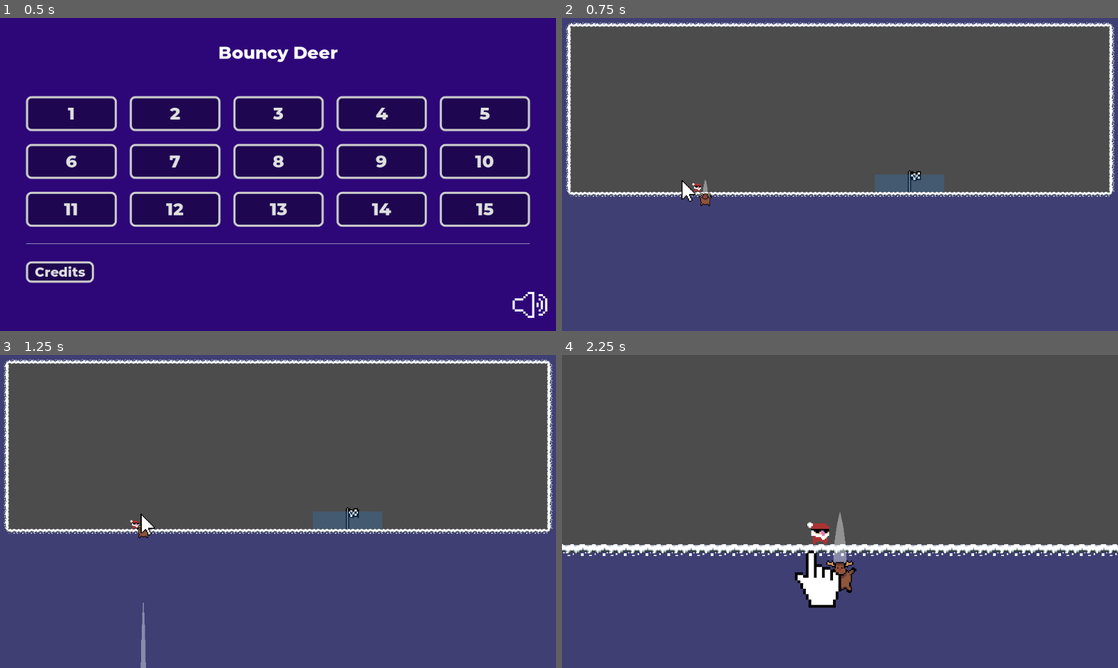
Above: before the commit, frames 1-4 (two rows, left to right).
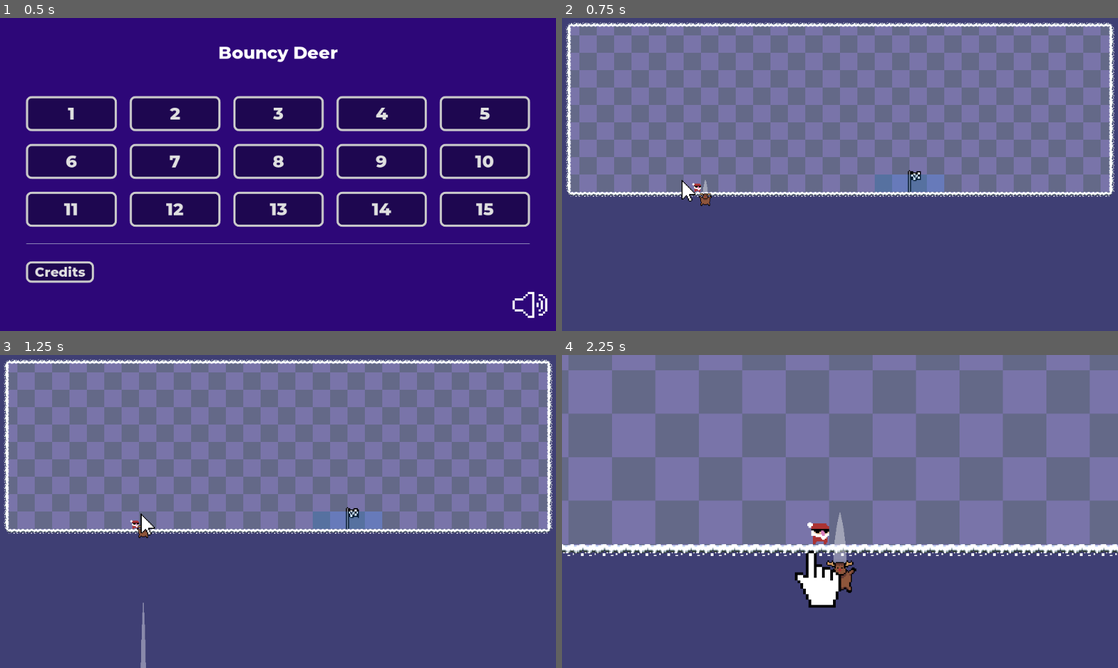
Above: after the commit, the same moments.

Repository: milanvarady/Bouncy-Deer
Game: Godot game, scene res://Level Select/LevelSelect.tscn
Same seed, same stepped clock (60 frames per second), same inputs: the game is played once before the commit and once after it.
Inputs (mouse positions are in pixels of both pictures, inside the frame that each line leads up to):
- Up to frame 1 (0.5 s): no input
- Up to frame 2 (0.75 s): click "1" at 0.5 s
- Up to frame 3 (1.25 s): no input
- Up to frame 4 (2.25 s): drag from (706, 514) to (906, 520) at 1.27 s; drag from (728, 527) to (1006, 520) at 2.02 s

Frame 1 is identical in both runs. In frame 2, 51% of the frame differs, in the area x 1-99%, y 2-56%; in frame 3, 51%; in frame 4, 60%, in the area x 0-100%, y 0-61%.

Commit message:
Background, honey fix, level complete metrics

Diff:
--- a/Autoloads/global.gd
+++ b/Autoloads/global.gd
@@ -9,3 +9,36 @@
 func go_to_level(level_num: int) -> void:
 	Global.current_level = level_num
 	get_tree().change_scene("res://Levels/Level%s.tscn" %  level_num)
+
+
+enum TimeFormat {
+	FORMAT_HOURS   = 1 << 0,
+	FORMAT_MINUTES = 1 << 1,
+	FORMAT_SECONDS = 1 << 2
+}
+
+func format_time(time, format = TimeFormat.FORMAT_MINUTES | TimeFormat.FORMAT_SECONDS, digit_format = "%02d"):
+	var digits = []
+
+	if format & TimeFormat.FORMAT_HOURS:
+		var hours = digit_format % [time / 3600]
+		digits.append(hours)
+
+	if format & TimeFormat.FORMAT_MINUTES:
+		var minutes = digit_format % [time / 60]
+		digits.append(minutes)
+
+	if format & TimeFormat.FORMAT_SECONDS:
+		var seconds = digit_format % [int(ceil(time)) % 60]
+		digits.append(seconds)
+
+	var formatted = String()
+	var colon = ":"
+
+	for digit in digits:
+		formatted += digit + colon
+
+	if not formatted.empty():
+		formatted = formatted.rstrip(colon)
+
+	return formatted
--- a/Base Level/BaseLevel.tscn
+++ b/Base Level/BaseLevel.tscn
@@ -1,9 +1,10 @@
-[gd_scene load_steps=14 format=2]
+[gd_scene load_steps=15 format=2]
 
 [ext_resource path="res://Base Level/UI/EndScreen.tscn" type="PackedScene" id=1]
 [ext_resource path="res://Tileset/SnowTileset.tres" type="TileSet" id=2]
 [ext_resource path="res://UI Theme/Theme.tres" type="Theme" id=3]
 [ext_resource path="res://DeerLauncher/DeerLauncher.tscn" type="PackedScene" id=4]
+[ext_resource path="res://Base Level/background.png" type="Texture" id=5]
 [ext_resource path="res://Objects/Goal/Goal.tscn" type="PackedScene" id=8]
 [ext_resource path="res://Base Level/TileMap.gd" type="Script" id=10]
 [ext_resource path="res://Base Level/UI/ObjectDock.gd" type="Script" id=11]
@@ -60,6 +61,25 @@
 
 [node name="Base" type="Node" parent="."]
 
+[node name="TextureRect" type="TextureRect" parent="Base"]
+anchor_right = 1.0
+anchor_bottom = 1.0
+mouse_filter = 2
+texture = ExtResource( 5 )
+stretch_mode = 2
+__meta__ = {
+"_edit_use_anchors_": false
+}
+
+[node name="ColorRect" type="ColorRect" parent="Base/TextureRect"]
+anchor_right = 1.0
+anchor_bottom = 1.0
+mouse_filter = 2
+color = Color( 0.486275, 0.596078, 0.752941, 0.576471 )
+__meta__ = {
+"_edit_use_anchors_": false
+}
+
 [node name="TileMap" type="TileMap" parent="Base"]
 tile_set = ExtResource( 2 )
 cell_size = Vector2( 16, 16 )
@@ -91,7 +111,7 @@
 anchor_bottom = 1.0
 margin_left = 32.0
 margin_top = -112.0
-margin_right = 14304.0
+margin_right = 16352.0
 mouse_filter = 2
 theme = ExtResource( 3 )
 custom_styles/panel = SubResource( 6 )
--- a/Base Level/UI/EndScreen.gd
+++ b/Base Level/UI/EndScreen.gd
@@ -20,5 +20,7 @@
 	Global.go_to_level(Global.current_level + 1)
 
 
-func _on_DeerLauncher_level_complete() -> void:
+func _on_DeerLauncher_level_complete(deer_launched, elapsed_time) -> void:
+	var time = Global.format_time(elapsed_time)
+	$Panel/Metrics.text = $Panel/Metrics.text.format({'deer': str(deer_launched), 'time': time})
 	$AnimationPlayer.play("LevelComplete")
--- a/Base Level/UI/EndScreen.tscn
+++ b/Base Level/UI/EndScreen.tscn
@@ -7,6 +7,7 @@
 [ext_resource path="res://UI Theme/Icons/star-solid.png" type="Texture" id=5]
 [ext_resource path="res://DeerLauncher/Animation/Idle/Santa_Idle1.png" type="Texture" id=6]
 [ext_resource path="res://Base Level/whoosh.wav" type="AudioStream" id=7]
+[ext_resource path="res://UI Theme/montserrat_small.tres" type="DynamicFont" id=8]
 
 [sub_resource type="Animation" id=1]
 resource_name = "LevelComplete"
@@ -141,26 +142,12 @@
 "_edit_use_anchors_": false
 }
 
-[node name="Label" type="Label" parent="Panel"]
+[node name="Title" type="Label" parent="Panel"]
 anchor_right = 1.0
 margin_bottom = 80.0
 text = "Level Cleared"
 align = 1
 valign = 1
-__meta__ = {
-"_edit_use_anchors_": false
-}
-
-[node name="TextureRect" type="TextureRect" parent="Panel"]
-anchor_left = 0.5
-anchor_top = 0.5
-anchor_right = 0.5
-anchor_bottom = 0.5
-margin_left = -32.0
-margin_right = 32.0
-margin_bottom = 64.0
-texture = ExtResource( 6 )
-expand = true
 __meta__ = {
 "_edit_use_anchors_": false
 }
@@ -170,10 +157,10 @@
 anchor_top = 0.357
 anchor_right = 0.9
 anchor_bottom = 0.357
-margin_left = 16.0
-margin_top = -47.936
-margin_right = -16.0
-margin_bottom = 16.064
+margin_left = 15.8
+margin_top = -79.936
+margin_right = -16.2
+margin_bottom = -15.936
 script = ExtResource( 2 )
 __meta__ = {
 "_edit_use_anchors_": false
@@ -232,6 +219,37 @@
 [node name="Timer" type="Timer" parent="Panel/Stars"]
 wait_time = 0.2
 
+[node name="Metrics" type="Label" parent="Panel"]
+anchor_top = 0.5
+anchor_right = 1.0
+anchor_bottom = 0.5
+margin_left = 48.0
+margin_top = -48.0
+margin_right = -32.0
+margin_bottom = 7.0
+custom_fonts/font = ExtResource( 8 )
+text = "Deer launched: {deer}
+Time: {time}"
+align = 1
+__meta__ = {
+"_edit_use_anchors_": false
+}
+
+[node name="Santa" type="TextureRect" parent="Panel"]
+anchor_left = 0.5
+anchor_top = 0.5
+anchor_right = 0.5
+anchor_bottom = 0.5
+margin_left = -32.0
+margin_top = 32.0
+margin_right = 32.0
+margin_bottom = 96.0
+texture = ExtResource( 6 )
+expand = true
+__meta__ = {
+"_edit_use_anchors_": false
+}
+
 [node name="ButtonContainer" type="HBoxContainer" parent="Panel"]
 anchor_top = 1.0
 anchor_right = 1.0
--- a/DeerLauncher/DeerLauncher.gd
+++ b/DeerLauncher/DeerLauncher.gd
@@ -1,7 +1,6 @@
 extends Node2D
 
 signal level_complete
-signal drag_start
 
 # Stars based on number of attempts
 # [3 stars, 2 stars, 1 star] if less or equal to number
@@ -18,6 +17,7 @@
 var drag := false
 var launch_velocity := Vector2.ZERO
 var can_shoot := false
+var start_time := 0
 
 onready var hit_cam: Camera2D = get_parent().get_node("HitCam")
 onready var hit_tween: Tween = hit_cam.get_node("HitCamTween")
@@ -26,6 +26,8 @@
 	create_deer()
 
 	$AimDrag.modulate.a = 0
+
+	start_time = OS.get_ticks_msec()
 
 
 func _process(delta: float) -> void:
@@ -44,8 +46,6 @@
 func _on_AimDrag_input_event(_viewport: Node, event: InputEvent, _shape_idx: int) -> void:
 	if event.is_action_pressed("drag") and deer != null and can_shoot:
 		drag = true
-
-		emit_signal("drag_start")
 
 		$AimDrag.modulate.a = 1
 		$Trajectory.show()
@@ -120,7 +120,9 @@
 			elif i == 2:
 				Global.stars_earned = 0
 
-		emit_signal("level_complete")
+		var time_elapsed = (OS.get_ticks_msec() - start_time) / 1000
+
+		emit_signal("level_complete", shots, time_elapsed)
 
 		# Disable stuck help
 		$Timeout.stop()
--- a/Level Select/Credits.tscn
+++ b/Level Select/Credits.tscn
@@ -37,7 +37,7 @@
 [node name="Programming" type="Label" parent="TextContainer"]
 margin_right = 512.0
 margin_bottom = 40.0
-text = "Programming"
+text = "Game Logic & Code"
 align = 1
 valign = 1
 
--- a/Levels/Level10.tscn
+++ b/Levels/Level10.tscn
@@ -9,6 +9,11 @@
 
 [node name="TileMap" parent="Base" index="0"]
 tile_data = PoolIntArray( -655371, 0, 0, -655370, 0, 1, -655369, 0, 1, -655368, 0, 1, -655367, 0, 1, -655366, 0, 1, -65 …(71218 unchanged characters)…
+
+[node name="Dock" parent="Base/ObjectDock" index="0"]
+margin_top = -112.0
+margin_right = 17376.0
+margin_bottom = 0.0
 
 [node name="Cannon" parent="Base/ObjectDock/Dock" index="2" instance=ExtResource( 5 )]
 position = Vector2( 688, 48 )
@@ -30,7 +35,7 @@
 margin_left = 177.0
 margin_top = 16.0
 margin_right = 338.0
-margin_bottom = 34.0
+margin_bottom = 32.0
 rect_rotation = -180.0
 
 [node name="Honey2" parent="Objects" index="1" instance=ExtResource( 1 )]
@@ -38,14 +43,14 @@
 margin_left = 16.0
 margin_top = 384.0
 margin_right = 999.808
-margin_bottom = 402.0
+margin_bottom = 400.0
 rect_pivot_offset = Vector2( 400, 112 )
 
 [node name="Honey3" parent="Objects" index="2" instance=ExtResource( 1 )]
 anchor_right = 0.008
-margin_left = 62.0
+margin_left = 64.0
 margin_top = -48.0
-margin_right = 738.808
-margin_bottom = -30.0
+margin_right = 740.808
+margin_bottom = -32.0
 rect_rotation = 180.0
 rect_pivot_offset = Vector2( 400, 112 )
--- a/Levels/Level11.tscn
+++ b/Levels/Level11.tscn
@@ -12,7 +12,8 @@
 tile_data = PoolIntArray( -655371, 0, 0, -655370, 0, 1, -655369, 0, 1, -655368, 0, 1, -655367, 0, 1, -655366, 0, 1, -65 …(75517 unchanged characters)…
 
 [node name="Dock" parent="Base/ObjectDock" index="0"]
-margin_right = 15328.0
+margin_top = -112.0
+margin_bottom = 0.0
 
 [node name="BouncePad" parent="Base/ObjectDock/Dock" index="2" instance=ExtResource( 1 )]
 position = Vector2( 320, 64 )
@@ -41,7 +42,7 @@
 margin_left = 464.0
 margin_top = 432.0
 margin_right = 1002.0
-margin_bottom = 450.0
+margin_bottom = 448.0
 
 [node name="Honey2" parent="Objects" index="2" instance=ExtResource( 4 )]
 anchor_right = 0.031
@@ -49,13 +50,13 @@
 margin_left = 704.0
 margin_top = 256.0
 margin_right = 736.256
-margin_bottom = 264.784
+margin_bottom = 262.784
 
 [node name="Honey3" parent="Objects" index="3" instance=ExtResource( 4 )]
-margin_left = 1002.0
-margin_top = 437.0
+margin_left = 1008.0
+margin_top = 432.0
 margin_right = 1135.0
-margin_bottom = 455.0
+margin_bottom = 448.0
 rect_rotation = -89.9999
 
 [editable path="Objects/ButtonAndDoor"]
--- a/Levels/Level12.tscn
+++ b/Levels/Level12.tscn
@@ -12,7 +12,7 @@
 tile_data = PoolIntArray( -655371, 0, 0, -655370, 0, 1, -655369, 0, 1, -655368, 0, 1, -655367, 0, 1, -655366, 0, 1, -65 …(74575 unchanged characters)…
 
 [node name="Dock" parent="Base/ObjectDock" index="0"]
-margin_right = 17376.0
+margin_right = 18400.0
 
 [node name="BouncePad" parent="Base/ObjectDock/Dock" index="2" instance=ExtResource( 1 )]
 position = Vector2( 480, 64 )
--- a/Levels/Level13.tscn
+++ b/Levels/Level13.tscn
@@ -10,7 +10,7 @@
 tile_data = PoolIntArray( -655371, 0, 0, -655370, 0, 1, -655369, 0, 1, -655368, 0, 1, -655367, 0, 1, -655366, 0, 1, -65 …(66027 unchanged characters)…
 
 [node name="Dock" parent="Base/ObjectDock" index="0"]
-margin_right = 17376.0
+margin_right = 18400.0
 
 [node name="GravitySwitcher" parent="Base/ObjectDock/Dock" index="2" instance=ExtResource( 3 )]
 position = Vector2( 224, 48 )
--- a/Levels/Level14.tscn
+++ b/Levels/Level14.tscn
@@ -11,7 +11,7 @@
 tile_data = PoolIntArray( -655371, 0, 0, -655370, 0, 1, -655369, 0, 1, -655368, 0, 1, -655367, 0, 1, -655366, 0, 1, -65 …(67128 unchanged characters)…
 
 [node name="Dock" parent="Base/ObjectDock" index="0"]
-margin_right = 16352.0
+margin_right = 17376.0
 
 [node name="GravitySwitcher" parent="Base/ObjectDock/Dock" index="2" instance=ExtResource( 3 )]
 position = Vector2( 480, 64 )
--- a/Levels/Level15.tscn
+++ b/Levels/Level15.tscn
@@ -146,7 +146,7 @@
 wait_time = 20.0
 
 [node name="AnimatedSprite" parent="Base/DeerLauncher" index="4"]
-frame = 0
+frame = 3
 
 [node name="Cannon" parent="Objects" index="0" instance=ExtResource( 1 )]
 position = Vector2( 256, 544 )
--- a/Levels/Level2.tscn
+++ b/Levels/Level2.tscn
@@ -30,19 +30,10 @@
 margin_left = 16.0
 margin_top = 416.0
 margin_right = 608.0
-margin_bottom = 434.0
+margin_bottom = 432.0
 
 [node name="Honey2" parent="Objects" index="2" instance=ExtResource( 3 )]
 margin_left = 368.0
 margin_top = 256.0
 margin_right = 672.0
-margin_bottom = 274.0
-
-[node name="Panel" parent="UI/EndScreen" index="0"]
-margin_left = -160.0
-margin_top = -224.0
-margin_right = 192.0
-margin_bottom = 224.0
-
-[node name="PauseMenu" parent="UI" index="1"]
-visible = false
+margin_bottom = 272.0
--- a/Levels/Level3.tscn
+++ b/Levels/Level3.tscn
@@ -13,7 +13,9 @@
 visible = false
 
 [node name="Dock" parent="Base/ObjectDock" index="0"]
-margin_right = 16352.0
+margin_top = -112.0
+margin_right = 17376.0
+margin_bottom = 0.0
 
 [node name="Goal" parent="Base" index="2"]
 position = Vector2( 144, 560 )
--- a/Levels/Level4.tscn
+++ b/Levels/Level4.tscn
@@ -15,7 +15,7 @@
 
 [node name="Dock" parent="Base/ObjectDock" index="0"]
 margin_top = -112.0
-margin_right = 7136.0
+margin_right = 8160.0
 margin_bottom = 0.0
 
 [node name="Goal" parent="Base" index="2"]
@@ -47,9 +47,3 @@
 margin_right = 1325.0
 margin_bottom = 112.0
 rect_rotation = -180.0
-
-[node name="Panel" parent="UI/EndScreen" index="0"]
-margin_left = -160.0
-margin_top = -224.0
-margin_right = 192.0
-margin_bottom = 224.0
--- a/Levels/Level5.tscn
+++ b/Levels/Level5.tscn
@@ -16,7 +16,9 @@
 visible = false
 
 [node name="Dock" parent="Base/ObjectDock" index="0"]
-margin_right = 9184.0
+margin_top = -112.0
+margin_right = 10208.0
+margin_bottom = 0.0
 
 [node name="Goal" parent="Base" index="2"]
 position = Vector2( 128, 240 )
@@ -65,4 +67,4 @@
 margin_left = 48.0
 margin_top = 240.0
 margin_right = 199.808
-margin_bottom = 248.784
+margin_bottom = 246.784
--- a/Levels/Level6.tscn
+++ b/Levels/Level6.tscn
@@ -12,7 +12,9 @@
 visible = false
 
 [node name="Dock" parent="Base/ObjectDock" index="0"]
-margin_right = 10208.0
+margin_top = -112.0
+margin_right = 11232.0
+margin_bottom = 0.0
 
 [node name="Goal" parent="Base" index="2"]
 position = Vector2( 224, 288 )
--- a/Levels/Level7.tscn
+++ b/Levels/Level7.tscn
@@ -14,7 +14,9 @@
 visible = false
 
 [node name="Dock" parent="Base/ObjectDock" index="0"]
-margin_right = 14304.0
+margin_top = -112.0
+margin_right = 15328.0
+margin_bottom = 0.0
 
 [node name="Goal" parent="Base" index="2"]
 position = Vector2( 64, 208 )
--- a/Levels/Level8.tscn
+++ b/Levels/Level8.tscn
@@ -12,7 +12,9 @@
 tile_data = PoolIntArray( -655371, 0, 0, -655370, 0, 1, -655369, 0, 1, -655368, 0, 1, -655367, 0, 1, -655366, 0, 1, -65 …(70488 unchanged characters)…
 
 [node name="Dock" parent="Base/ObjectDock" index="0"]
-margin_right = 13280.0
+margin_top = -112.0
+margin_right = 14304.0
+margin_bottom = 0.0
 
 [node name="BouncePad" parent="Base/ObjectDock/Dock" index="2" instance=ExtResource( 3 )]
 position = Vector2( 640, 64 )
--- a/Levels/Level9.tscn
+++ b/Levels/Level9.tscn
@@ -12,7 +12,7 @@
 tile_data = PoolIntArray( -655371, 0, 0, -655370, 0, 1, -655369, 0, 1, -655368, 0, 1, -655367, 0, 1, -655366, 0, 1, -65 …(68413 unchanged characters)…
 
 [node name="Dock" parent="Base/ObjectDock" index="0"]
-margin_right = 16352.0
+margin_right = 17376.0
 
 [node name="GravitySwitcher" parent="Base/ObjectDock/Dock" index="2" instance=ExtResource( 2 )]
 position = Vector2( 736, 64 )
@@ -47,7 +47,7 @@
 margin_left = 176.0
 margin_top = 208.0
 margin_right = 720.512
-margin_bottom = 193.744
+margin_bottom = 191.744
 
 [node name="Honey2" parent="Objects" index="3" instance=ExtResource( 4 )]
 anchor_right = 0.062
@@ -55,5 +55,5 @@
 margin_left = 1008.0
 margin_top = 16.0
 margin_right = 1933.51
-margin_bottom = 1.744
+margin_bottom = -0.256001
 rect_rotation = -180.0
--- a/Objects/Goal/Goal.gd
+++ b/Objects/Goal/Goal.gd
@@ -26,6 +26,6 @@
 		$AreaMarker.color.a = 0.2
 
 
-func _on_DeerLauncher_level_complete() -> void:
+func _on_DeerLauncher_level_complete(_deer_launched, _elapsed_time) -> void:
 	$Confetti.emitting = true
 	$SuccessSound.play()
--- a/Objects/Honey/Honey.tscn
+++ b/Objects/Honey/Honey.tscn
@@ -4,9 +4,10 @@
 [ext_resource path="res://Objects/Honey/Honey.gd" type="Script" id=2]
 
 [node name="Honey" type="TextureRect"]
+margin_top = -2.0
 margin_right = 16.0
-margin_bottom = 18.0
-rect_min_size = Vector2( 16, 18 )
+margin_bottom = 14.0
+rect_min_size = Vector2( 16, 16 )
 texture = ExtResource( 1 )
 stretch_mode = 2
 script = ExtResource( 2 )
--- a/project.godot
+++ b/project.godot
@@ -21,6 +21,7 @@
 [application]
 
 config/name="Bouncy Deer"
+config/description="A game made by Milan Varady and Gabor Marton"
 run/main_scene="res://Level Select/LevelSelect.tscn"
 config/icon="res://icon.png"
 
Not shown: 1 places in Base Level/UI/EndScreen.tscn that only renumber resources
Binary file added: Base Level/background.png
Not shown, added: Base Level/background.png.import
Binary file changed: Deer/deer.png
Binary file changed: DeerLauncher/Animation/Hit/Santa_Baseballbat_hit1.png
Binary file changed: DeerLauncher/Animation/Hit/Santa_Baseballbat_hit2.png
Binary file changed: DeerLauncher/Animation/Hit/Santa_Baseballbat_hit3.png
Binary file changed: DeerLauncher/Animation/Hit/Santa_Baseballbat_hit4.png
Binary file changed: DeerLauncher/Animation/Hit/Santa_Baseballbat_hit5.png
Binary file changed: DeerLauncher/Animation/Hit/Santa_Baseballbat_hit6.png
Binary file changed: DeerLauncher/Animation/Idle/Santa_Idle1.png
Binary file changed: DeerLauncher/Animation/Idle/Santa_Idle2.png
(and 57 more such lines)
